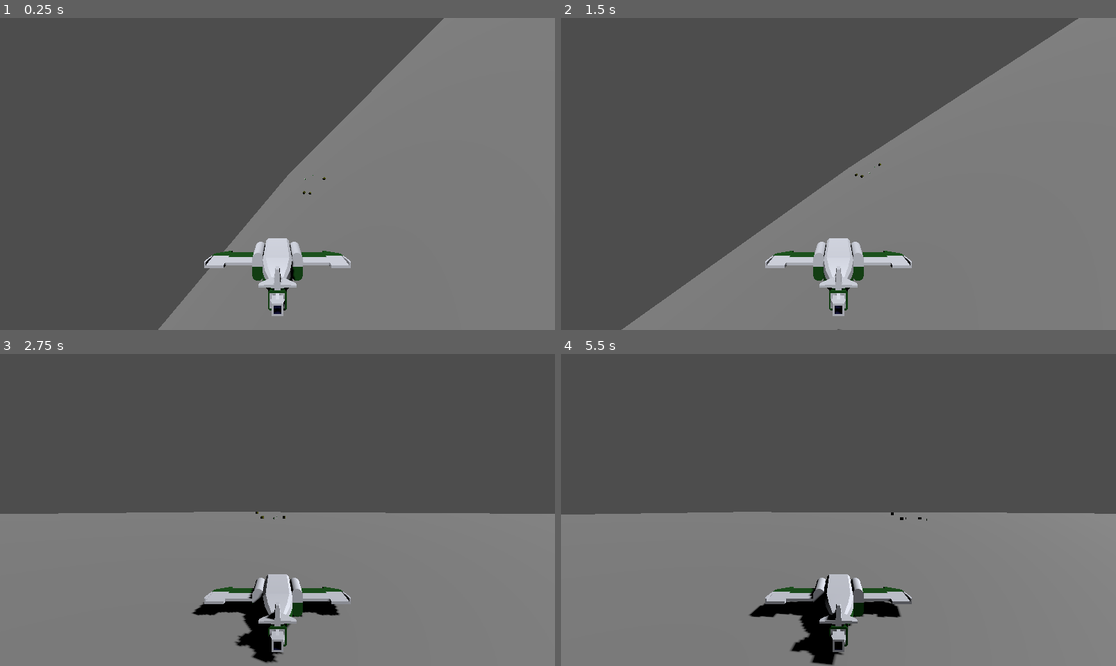
Above: before the commit, frames 1-4 (two rows, left to right).
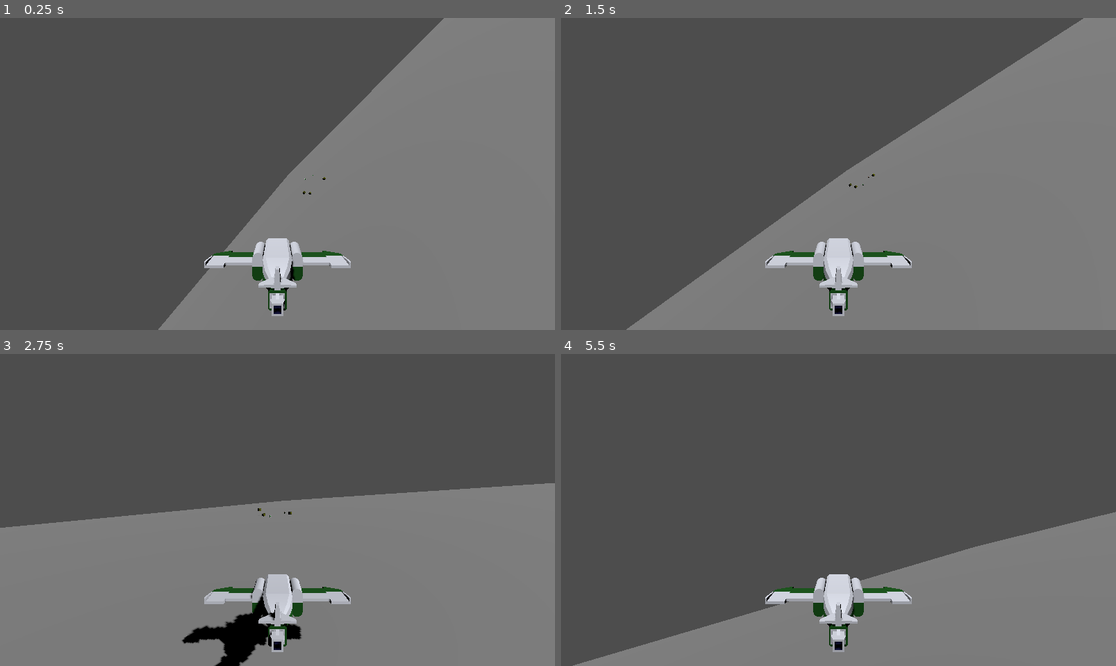
Above: after the commit, the same moments.

Repository: kevinlights/ChocoDriver
Game: Godot game, scene res://run/levels/infinite_level.tscn
Two runs of this game, one before a commit and one after it. Both use one fixed random seed, a clock stepped at 60 frames per second and the inputs below.
Inputs:
- Up to frame 1 (0.25 s): no input
- Up to frame 2 (1.5 s): hold Right (move_right) 0.53-1.28 s; tap Space (jump) at 0.77 s; hold Down (move_back) from 1.28 s (still down)
- Up to frame 3 (2.75 s): tap Space (jump) at 1.52 s; release Down (move_back) at 2.03 s; hold Right (move_right) from 2.03 s (still down)
- Up to frame 4 (5.5 s): release Right (move_right) at 2.78 s; hold Up (move_forward) 2.78-3.53 s; tap Space (jump) at 3.02, 3.77, 4.52 s; hold Left (move_left) 3.53-5.03 s; hold Down (move_back) from 5.03 s (still down)

The runs differ from the first frame. In frame 1, less than 0.1% of the frame differs, in the area x 47-52%, y 74-89%; in frame 2, 0.7%; in frame 3, 6.9%; in frame 4, 27%, in the area x 0-100%, y 50-100%.

Commit message:
:wrench: Implement pseudo lift

Diff:
--- a/first3d/component/entity/plane/tiny_plane.gd
+++ b/first3d/component/entity/plane/tiny_plane.gd
@@ -1,9 +1,10 @@
 class_name TinyPlane
 extends RigidBody3D
 
-@export var thrust_power: float = 14000.0
+@export var thrust_power: float = 10000.0
 @export var turn_to_torque: float = 2000.0
-@export var move_to_pitch: float = 2000.0
+@export var move_to_pitch: float = 4000.0
+@export var lift: float = 10000.0
 
 var target_torque: float = 0.0
 var target_pitch: float = 0.0
@@ -12,7 +13,7 @@
 
 
 func trigger_thrust() -> void:
-	target_thrust = Vector3.FORWARD * thrust_power
+	target_thrust = Vector3.FORWARD * thrust_power + Vector3.UP * lift
 
 
 func trigger_direction(dir: Vector2) -> void:
@@ -23,7 +24,7 @@
 
 func _physics_process(delta: float) -> void:
 	apply_torque(transform * Vector3(target_pitch, 0.0, target_torque))
-	apply_central_force(target_thrust)
+	apply_central_force(transform * target_thrust)
 
 
 func _on_dir_changed(dir: Vector2) -> void:
@@ -31,5 +32,4 @@
 
 
 func _on_main_action() -> void:
-	print("Thrust !")
 	trigger_thrust()
